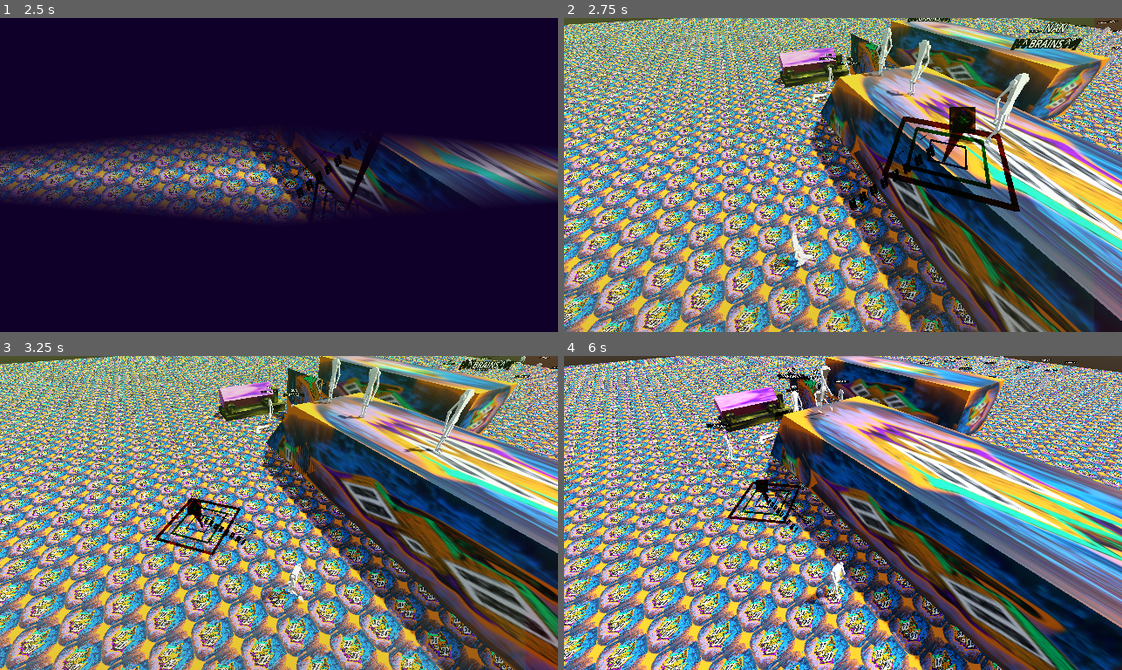
Above: before the commit, frames 1-4 (two rows, left to right).
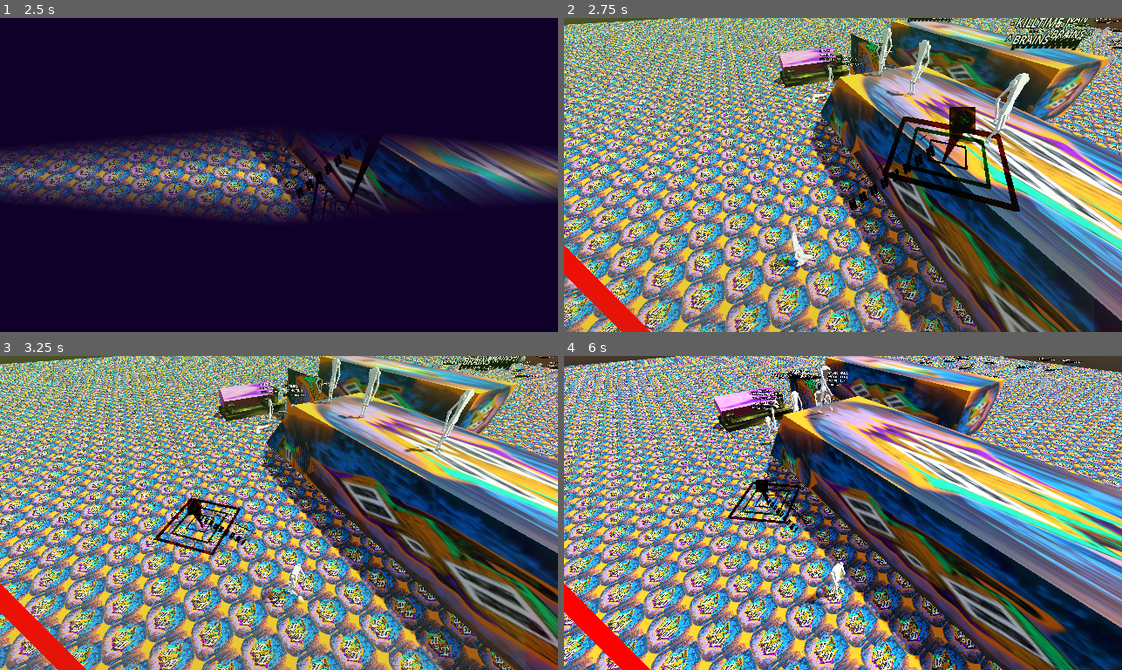
Above: after the commit, the same moments.

Repository: officialErnests/mut-4rr-
Game: Godot game, scene res://Scenes/main_menu.tscn
Same seed, same stepped clock (60 frames per second), same inputs: the game is played once before the commit and once after it. Sound files missing from this copy of the repository are replaced by a short silence.
Inputs (mouse positions are in pixels of both pictures, inside the frame that each line leads up to):
- Up to frame 1 (2.5 s): click (279, 190) at 0.52 s; type "12" at 0.6 s; click "PLAY" at 1.25 s; tap Enter at 2 s; move the mouse to (401, 159) at 2.02 s; hold D (right) from 2.03 s (still down); tap Q (rot_cam_left) at 2.1 s
- Up to frame 2 (2.75 s): keep holding D (right)
- Up to frame 3 (3.25 s): move the mouse to (167, 528) at 2.77 s; release D (right) at 2.78 s; hold S (backward) from 2.78 s (still down); tap E (rot_cam_right) at 2.85 s
- Up to frame 4 (6 s): move the mouse to (898, 443) at 3.52 s; release S (backward) at 3.53 s; hold D (right) 3.53-4.28 s; hold Shift (sprint) 3.53-4.28 s; move the mouse to (815, 575) at 4.27 s; hold W (forward) 4.28-5.03 s; right-click (815, 575) at 4.35 s; move the mouse to (1010, 560) at 5.02 s; hold A (left) from 5.03 s (still down); click (1010, 560) at 5.1 s; move the mouse to (675, 465) at 5.77 s; tap Q (rot_cam_left) at 5.85 s

Frame 1 is identical in both runs. In frame 2, 2.2% of the frame differs, in the area x 0-100%, y 0-100%; in frame 3, 1.6%; in frame 4, 2.2%.

Commit message:
v0.4.1 added npc looking for wepons

Diff:
--- a/Scenes/npc.tscn
+++ b/Scenes/npc.tscn
@@ -133,14 +133,13 @@
 [node name="ItemSlot" type="Node3D" parent="ItemHolder"]
 
 [node name="DEBUGER" type="Label3D" parent="."]
-transform = Transform3D(1, 0, 0, 0, 1, 0, 0, 0, 1, 0, 2, 0)
-visible = false
+transform = Transform3D(1, 0, 0, 0, 1, 0, 0, 0, 1, 0.5, 2.1, 0)
 billboard = 2
 vertical_alignment = 2
 script = ExtResource("6_6atyd")
 
 [node name="DEBUGER2" type="Label3D" parent="."]
-transform = Transform3D(1, 0, 0, 0, 1, 0, 0, 0, 1, 0, 2, 0)
+transform = Transform3D(1, 0, 0, 0, 1, 0, 0, 0, 1, -0.5, 2.1, 0)
 billboard = 2
 vertical_alignment = 2
 script = ExtResource("7_8gudg")
--- a/Scenes/player.tscn
+++ b/Scenes/player.tscn
@@ -176,6 +176,9 @@
 blend_point_1/pos = 1.0
 max_space = 1.1
 
+[sub_resource type="StyleBoxFlat" id="StyleBoxFlat_l6n3p"]
+bg_color = Color(1, 0, 0, 1)
+
 [sub_resource type="Shader" id="Shader_igrcy"]
 code = "shader_type canvas_item;
 uniform float size = 0.0;
@@ -219,7 +222,7 @@
 [node name="Player" type="CharacterBody3D" node_paths=PackedStringArray("blinker") groups=["Player"]]
 collision_mask = 56
 script = ExtResource("1_7dp3o")
-blinker = NodePath("CanvasLayer2/AnimationTree")
+blinker = NodePath("introblink/AnimationTree")
 
 [node name="PickUp_pos" type="Marker3D" parent="."]
 
@@ -445,10 +448,10 @@
 [node name="Eye_center" type="Marker3D" parent="."]
 transform = Transform3D(1, 0, 0, 0, 1, 0, 0, 0, 1, 0, 1.4, 0)
 
-[node name="CanvasLayer2" type="CanvasLayer" parent="."]
+[node name="introblink" type="CanvasLayer" parent="."]
 layer = 2
 
-[node name="ColorRect" type="ColorRect" parent="CanvasLayer2"]
+[node name="ColorRect" type="ColorRect" parent="introblink"]
 material = SubResource("ShaderMaterial_igrcy")
 anchors_preset = 15
 anchor_right = 1.0
@@ -457,26 +460,51 @@
 grow_vertical = 2
 color = Color(0.06133331, 0, 0.16, 1)
 
-[node name="AnimationPlayer" type="AnimationPlayer" parent="CanvasLayer2"]
+[node name="AnimationPlayer" type="AnimationPlayer" parent="introblink"]
 libraries = {
 &"": SubResource("AnimationLibrary_l6n3p")
 }
 
-[node name="AnimationTree" type="AnimationTree" parent="CanvasLayer2"]
+[node name="AnimationTree" type="AnimationTree" parent="introblink"]
 tree_root = SubResource("AnimationNodeBlendSpace1D_bi64h")
 anim_player = NodePath("../AnimationPlayer")
 parameters/blend_position = -0.0022708178
 
-[node name="CanvasLayer" type="CanvasLayer" parent="."]
-
-[node name="Panel" type="Panel" parent="CanvasLayer"]
+[node name="health" type="CanvasLayer" parent="."]
+
+[node name="Panel" type="Panel" parent="health"]
+anchors_preset = -1
+anchor_top = 1.0
+anchor_bottom = 1.0
+offset_top = -100.0
+offset_right = 141.40036
+offset_bottom = -76.33368
+grow_vertical = 0
+rotation = 0.7853982
+theme_override_styles/panel = SubResource("StyleBoxFlat_l6n3p")
+
+[node name="Panel2" type="Panel" parent="health/Panel"]
+modulate = Color(0, 0, 0, 1)
+layout_mode = 1
+anchors_preset = -1
+anchor_bottom = 1.0
+offset_left = 2.0
+offset_top = 2.0
+offset_right = -2.0
+offset_bottom = -2.0
+grow_vertical = 0
+theme_override_styles/panel = SubResource("StyleBoxFlat_l6n3p")
+
+[node name="TimeLeft" type="CanvasLayer" parent="."]
+
+[node name="Panel" type="Panel" parent="TimeLeft"]
 material = SubResource("ShaderMaterial_fs7ks")
 anchors_preset = 15
 anchor_right = 1.0
 anchor_bottom = 1.0
 theme = ExtResource("15_h4iuc")
 
-[node name="Control" type="Control" parent="CanvasLayer/Panel"]
+[node name="Control" type="Control" parent="TimeLeft/Panel"]
 clip_contents = true
 layout_mode = 1
 anchors_preset = 15
@@ -486,7 +514,7 @@
 grow_vertical = 2
 script = ExtResource("16_fd4e3")
 
-[node name="Panel2" type="Panel" parent="CanvasLayer/Panel/Control"]
+[node name="Panel2" type="Panel" parent="TimeLeft/Panel/Control"]
 material = SubResource("ShaderMaterial_olqyp")
 layout_mode = 0
 offset_right = 640.0
@@ -494,7 +522,7 @@
 pivot_offset = Vector2(0, 20)
 theme_override_styles/panel = SubResource("StyleBoxFlat_h4iuc")
 
-[node name="Blinkers" type="Node" parent="CanvasLayer" node_paths=PackedStringArray("blinkers")]
+[node name="Blinkers" type="Node" parent="TimeLeft" node_paths=PackedStringArray("blinkers")]
 script = ExtResource("18_igrcy")
 blinkers = [NodePath("../Panel"), NodePath("../Panel/Control/Panel2")]
 
--- a/Scripts/globals/enums.gd
+++ b/Scripts/globals/enums.gd
@@ -16,6 +16,7 @@
 	ITEM_THROW,
 	ITEM_PICKUP,
 	ITEM_WALKTO,
+	ITEM_VERIFY,
 	FINDROOM,
 	ATTACK,
 	DEFEND,
--- a/Scripts/items/main/itemManager.gd
+++ b/Scripts/items/main/itemManager.gd
@@ -115,3 +115,8 @@
 	if equiped_item_script:
 		return equiped_item_script.getParams()
 	return {}
+
+func getType() -> enums.ItemType:
+	if equiped_item_script:
+		return equiped_item_script.type
+	return enums.ItemType.NAN
--- a/Scripts/npc/npc_manager.gd
+++ b/Scripts/npc/npc_manager.gd
@@ -234,9 +234,43 @@
 				this_node.item_manager.nbThrow()
 				return {"removeRelative": -1, "exit": true}
 			enums.Toughts.KILLTIME:
-				this_node.navigator.walkTo(this_node.global_position + Vector3(this_node.random.randf_range(-1,1),0,this_node.random.randf_range(-1,1) * 10))
-				if this_node.item_manager.equiped_item:
-					this_node.item_manager.nbThrow()
+				var loc_euiped_itme = this_node.item_manager
+				if loc_euiped_itme and loc_euiped_itme.equiped_item:
+					if loc_euiped_itme.getType() == enums.ItemType.GUN or loc_euiped_itme.getType() == enums.ItemType.MELE:
+						this_node.navigator.walkTo(this_node.global_position + Vector3(this_node.random.randf_range(-1,1),0,this_node.random.randf_range(-1,1) * 10))
+					else:
+						this_node.item_manager.nbThrow()
+				else:
+					var items_inside_detection = this_node.vision_hitbox.get_overlapping_bodies()
+					var attack_nodes = []
+
+					var closest_item = null
+					var closest_item_distance = -1
+					for item in items_inside_detection:
+						if item.is_in_group("item"):
+							var loc_item_type = item.get_node("MAIN").type
+							if loc_item_type == enums.ItemType.GUN and loc_item_type == enums.ItemType.GUN:
+								var raycast = this_node.castRay(this_node.vision_hitbox.global_position, item.global_position, 16+32+64)
+								if raycast:
+									continue
+								else:
+									var temp_distance = item.global_position.distance_to(this_node.vision_hitbox.global_position)
+									if not closest_item:
+										closest_item_distance = temp_distance
+										closest_item = item
+									if temp_distance < closest_item_distance:
+										closest_item_distance = temp_distance
+										closest_item = item
+
+					if closest_item:
+						var build_item = classes.Item.new(
+							closest_item.get_node("MAIN").type,
+							{}
+						)
+						this_node.priority_list.push_front(Idea.new(enums.Toughts.ITEM_PICKUP, build_item, this_node))
+						return {"exit": true, "removeRelative": 1}
+					else:
+						this_node.navigator.walkTo(this_node.global_position + Vector3(this_node.random.randf_range(-1,1),0,this_node.random.randf_range(-1,1) * 10))
 				return {"exit": true, "removeRelative": 0}
 			enums.Toughts.ITEM_TALK:
 				if this_node.global_position.distance_squared_to(object_of_intrest.global_position) < 16:
@@ -313,6 +347,7 @@
 				var item_index = this_node.memFindItem(object_of_intrest)
 				if item_index != -1:
 					this_node.navigator.runTo(this_node.seen_objects[item_index].position)
+					this_node.priority_list.push_front(Idea.new(enums.Toughts.ITEM_VERIFY, item_index, this_node))
 					return {"removeRelative": 0, "exit": true}
 				this_node.priority_list.push_front(Idea.new(enums.Toughts.ITEM_FIND, object_of_intrest, this_node))
 				return {"removeRelative": 0, "indexSet": -1}
--- a/Scripts/player/oneTime/id_getter.gd
+++ b/Scripts/player/oneTime/id_getter.gd
@@ -1,4 +1,6 @@
 extends CharacterBody3D
+
+#id setup
 var id := -1
 @export var blinker: AnimationTree
 func  _ready() -> void:
@@ -9,3 +11,15 @@
 		await get_tree().create_timer(0.05).timeout
 		blinker.set("parameters/blend_position", min(cos(i * 0.2) * 0.1 + (i / i_max), 1))
 	blinker.set("parameters/blend_position", 1)
+
+#health setup and whateer the fuck  is after setup XD
+var max_hp = 100
+var hp = max_hp
+func shot_hit(dmg: float):
+	takeDmg(dmg)
+func mele_hit(dmg: float):
+	takeDmg(dmg)
+func takeDmg(p_dmg: float) -> void:
+	hp -= p_dmg
+	if hp <= 0:
+		global.replay()
Not shown: 1 places in Scenes/player.tscn that only renumber resources
